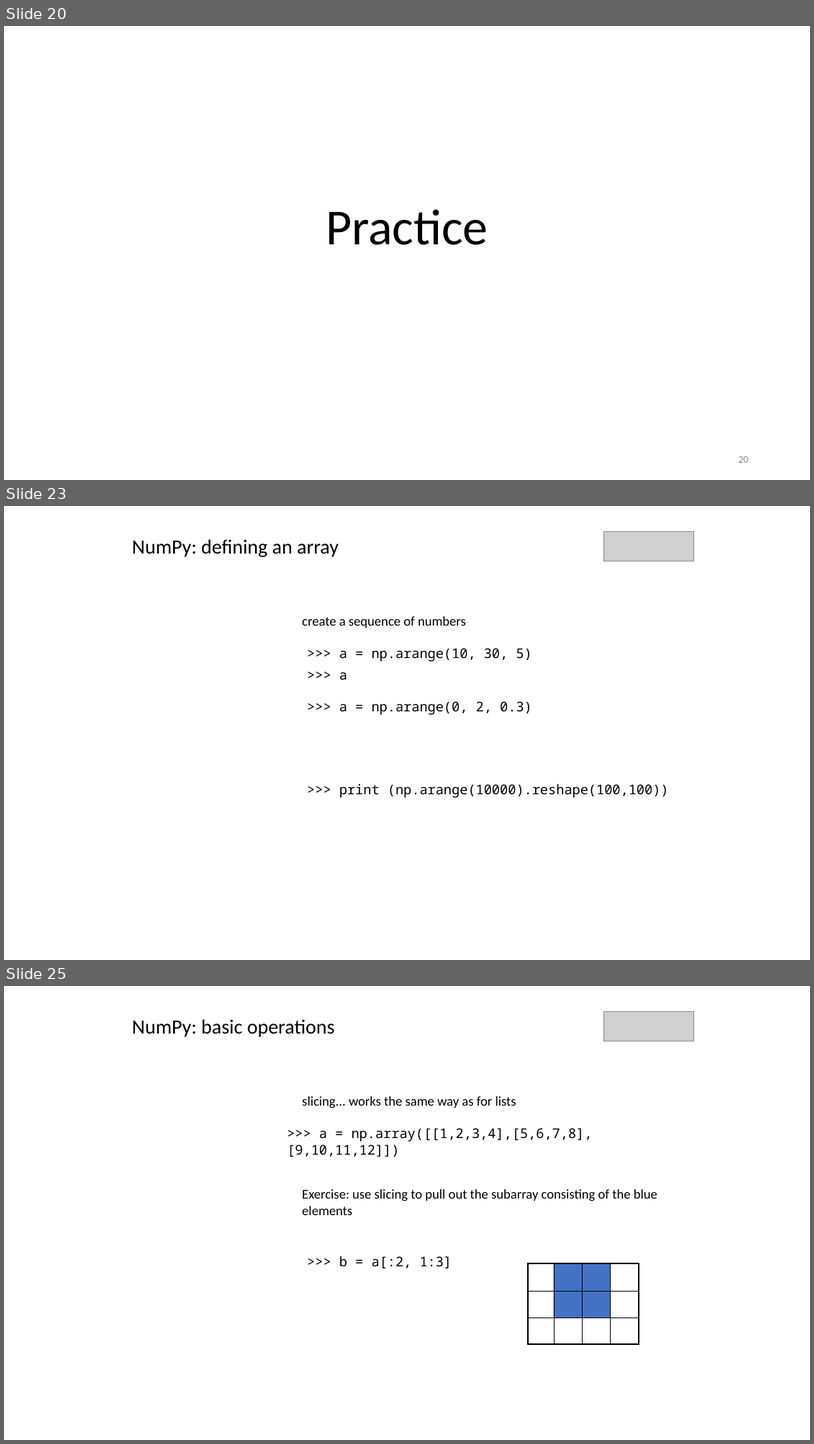
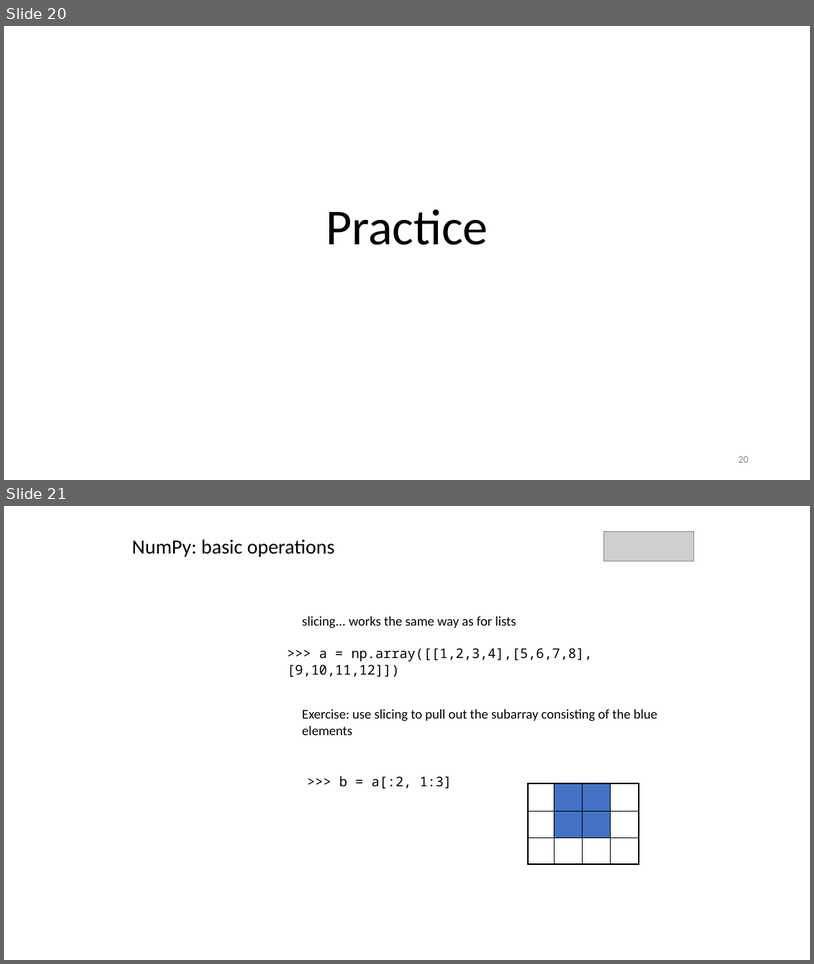
Before and after one commit to motazsaad/Math-Statistics-DataScience, a slide deck: slides/Numpy.pptx. Shown one above the other, each under a label of ours: slides 20, 23 and 25 before the commit, slides 20 and 21 after it; the slides between them are not shown. The pictures are 814x1444 and 814x964 pixels, drawn with LibreOffice and Linux fonts; fonts in the diff are those of the drawing; grey boxes stand for pictures. Boxes give left, top, right and bottom in pixels: in the first picture for what was removed or moved away, otherwise in the second. Text is boxed around its words. In the diff, an @@ line names an element or a change of style, - is before the commit and + after.

```diff
--- a/slides/Numpy.pptx
+++ b/slides/Numpy.pptx
@@ slide 23 removed at <box>4,506,810,960</box>, background #FFFFFF @@
@@ text removed at <box>132,539,339,557</box> @@
-NumPy: defining an array
@@ picture removed at <box>604,531,695,561</box> @@
@@ text removed at <box>302,616,466,628</box> @@
-create a sequence of numbers
@@ text removed at <box>340,648,532,715</box> @@
->>> a = np.arange(10, 30, 5)
->>> a
->>> a = np.arange(0, 2, 0.3)
@@ text removed at <box>340,783,669,798</box> @@
->>> print (np.arange(10000).reshape(100,100))
@@ what was slide 25 is now slide 21 @@
```
Also in this commit, not shown: 3 other slides removed, 2 other files.
